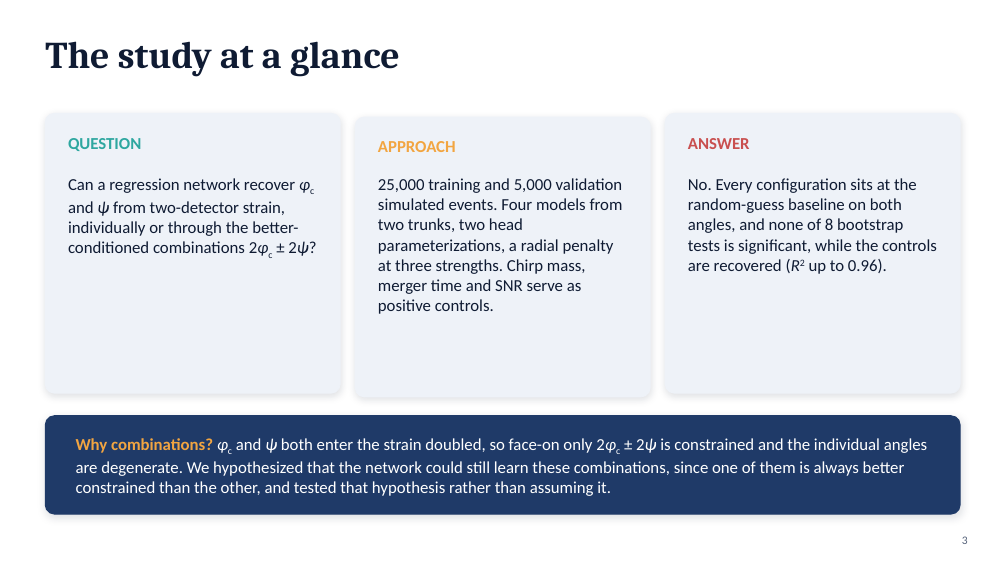
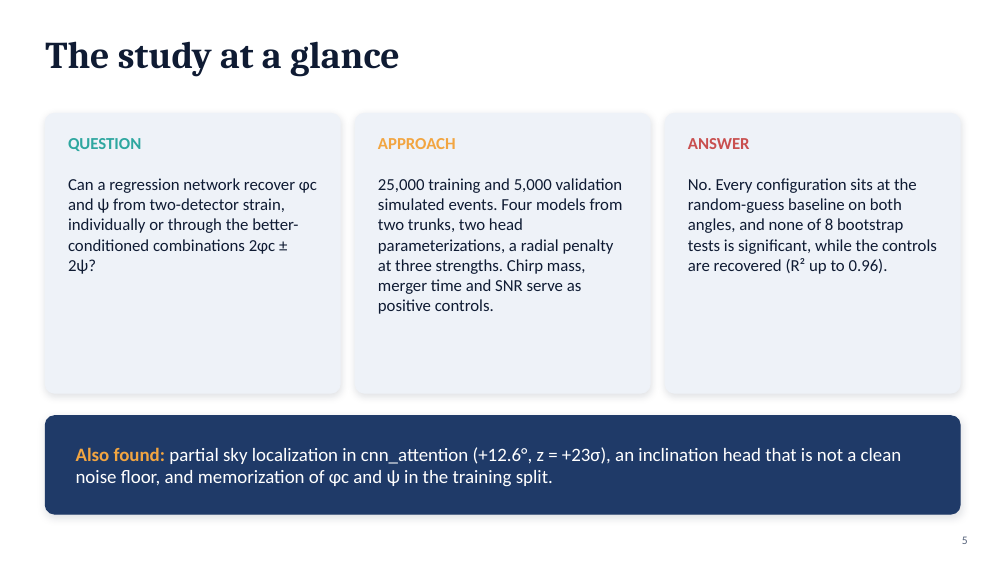
Before and after one commit to syedalimohsinbukhari/ml_practice_v2, a slide deck: slide 5 of experiments/phic_psi_poc-redo/phic_psi_presentation.pptx (slide 3 before the commit). Drawn at 1008x567 pixels with LibreOffice and Linux fonts; fonts in the diff are those of the drawing. Boxes give left, top, right and bottom in pixels: in the first picture for what was removed or moved away, otherwise in the second. Text is boxed around its words. In the diff, an @@ line names an element or a change of style, - is before the commit and + after.

```diff
--- a/experiments/phic_psi_poc-redo/phic_psi_presentation.pptx
+++ b/experiments/phic_psi_poc-redo/phic_psi_presentation.pptx
@@ rounded rectangle: place and size @@
-rounded rectangle at bbox=[355, 117, 650, 397]
+rounded rectangle at bbox=[355, 113, 650, 393]
@@ text "Can a regression network recover ..." at bbox=[68, 178, 317, 274]: now on the baseline in "φc 2φc"; italic off in "φc ψ 2φc 2ψ?" @@
@@ text at bbox=[688, 178, 937, 274]: text changed @@
-No. Every configuration sits at the random-guess baseline on both angles, and none of 8 bootstrap tests is significant, while the controls are recovered (R2 up to 0.96).
+No. Every configuration sits at the random-guess baseline on both angles, and none of 8 bootstrap tests is significant, while the controls are recovered (R² up to 0.96).
@@ text at bbox=[76, 447, 902, 487]: text changed; size 16 to 18 pt @@
-Why combinations? φc and ψ both enter the strain doubled, so face-on only 2φc ± 2ψ is constrained and the individual angles are degenerate. We hypothesized that the network could still learn these combinations, since one of them is always better constrained than the other, and tested that hypothesis rather than assuming it.
+Also found: partial sky localization in cnn_attention (+12.6°, z = +23σ), an inclination head that is not a clean noise floor, and memorization of φc and ψ in the training split.
@@ page number at bbox=[962, 536, 968, 544]: text changed @@
-3
+5
```
Also in this commit, not shown: 15 other slides changed, 2 slides added, 1 slide removed, 6 other files.
